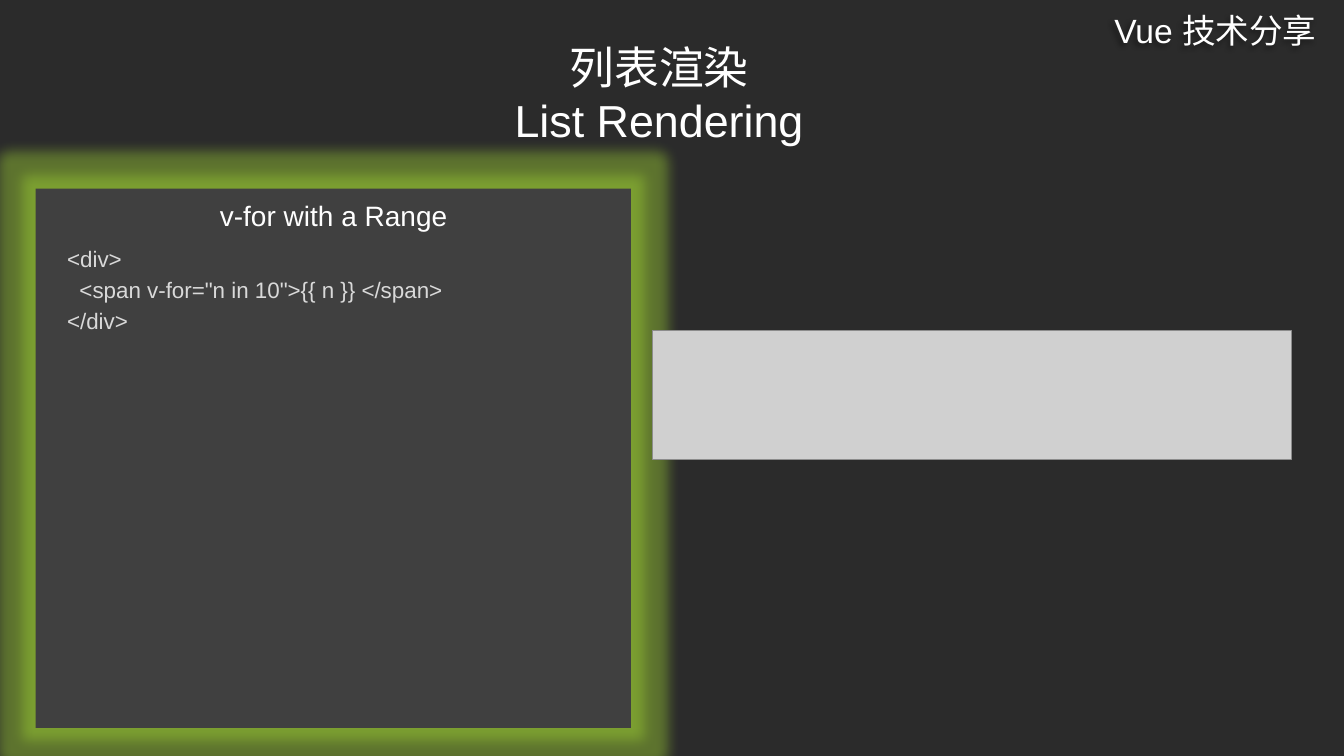
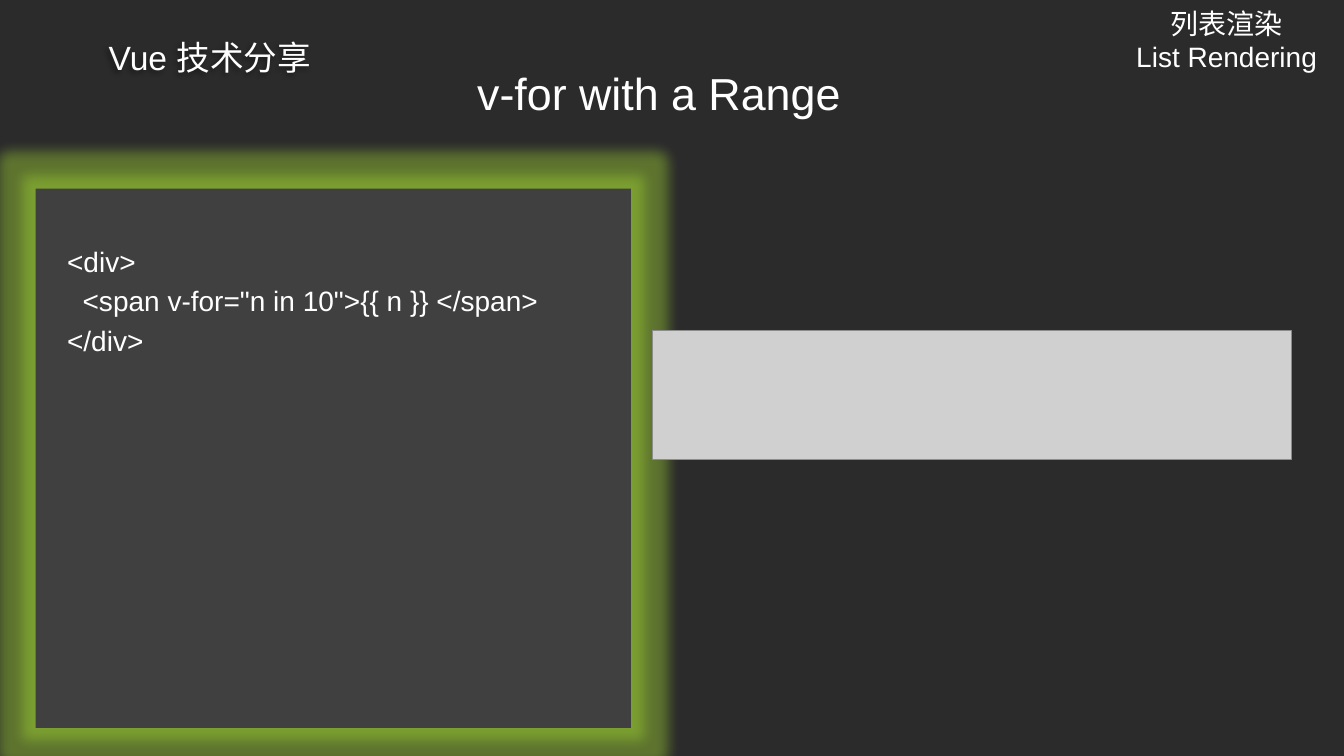
Before and after one commit to ldjdd/traing-library, a slide deck: slide 40 of vue/演示文稿.pptx. Drawn at 1344x756 pixels with LibreOffice and Linux fonts; fonts in the diff are those of the drawing; grey boxes stand for pictures; background and template pictures are left out; a plain dark background stands for a picture behind light text. Boxes give left, top, right and bottom in pixels: in the first picture for what was removed or moved away, otherwise in the second. Text is boxed around its words. In the diff, an @@ line names an element or a change of style, - is before the commit and + after.

```diff
--- a/vue/演示文稿.pptx
+++ b/vue/演示文稿.pptx
@@ text added at (1136,10,1317,72), 20 pt, text #FFFFFF @@
+列表渲染
+List Rendering
@@ text "Vue 技术分享": place and size @@
-text "Vue 技术分享" at (1114,14,1316,46)
+text "Vue 技术分享" at (109,41,310,73)
@@ title at (477,77,840,119): text changed @@
-列表渲染
-List Rendering
+v-for with a Range
@@ text removed at (220,205,448,231) @@
-v-for with a Range
@@ text "<div>" at (67,251,537,352): size 16 to 20 pt, text colour #D9D9D9 to #FFFFFF @@
```
Also in this commit, not shown: 41 other slides changed, 3 slides added.
